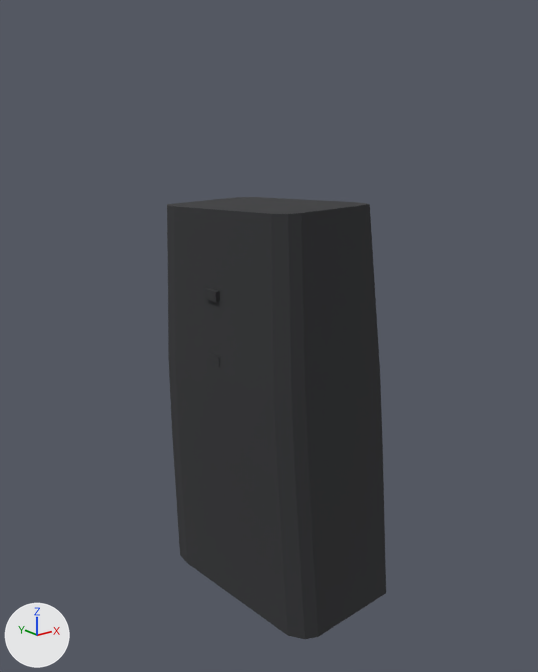
Before and after pictures for a commit that changed the glTF model assets/models/attachment_pistol_foregrip.glb.
One viewpoint serves both versions: a 50 mm lens placed at (-0.0998, -0.0286, -0.0172), pointed at (0.0007, 0.0969, -0.0674). Every picture has the same lights, and +X, +Y and +Z are marked at lower left. The first picture is the older version. Vertices at exactly the same position are counted once.

Names of what the first picture shows: 'attachment_pistol_foregrip__pistol_foregrip__pistol_foregrip__grip'.
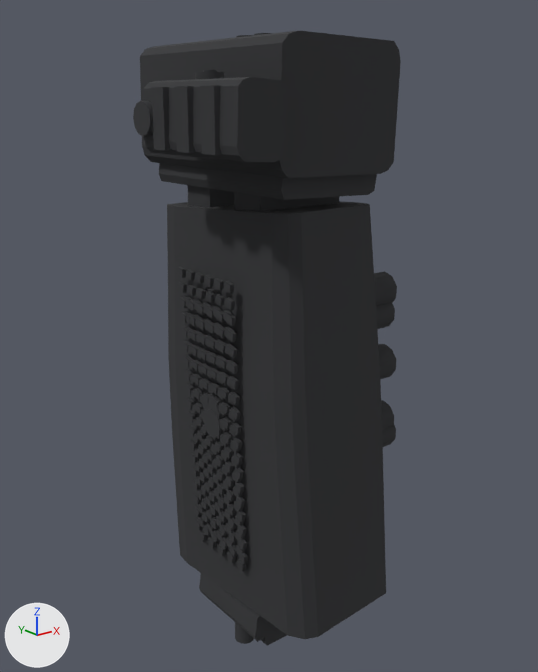
Where the change shows, as pixel boxes [x1, y1, x2, y2] in the pictures (538 x 672 px):
'attachment_pistol_foregrip__pistol_foregrip__pistol_foregrip__grip', reshaped (22% wider, 39% taller)
    before: [167, 197, 386, 639]
    after: [133, 30, 401, 646]
part 1 of me_geometry_298_ds_wpolymer, added
    after: [133, 30, 401, 646]

The change, as a list of edits to the scene's bpy script:
```text
Change me_geometry_298_ds_wpolymer:
    used by ob_attachment_pistol_foregrip__pistol_foregrip__pistol_foregrip__grip; location = (0.0, 0.0, 0.0)
    remove me_geometry_298_ds_wpolymer.from_pydata(...)  # 112 vertices, 200 faces; spans x -0.0152..0.0152, y 0.0673..0.121, z -0.1276..-0.0366
    add me_geometry_298_ds_wpolymer.from_pydata(...)  # 6066 vertices, 9516 faces; spans x -0.0277..0.0287, y 0.0673..0.1225, z -0.1414..-0.0042
    me_geometry_298_ds_wpolymer part 1: 5954 vertices added at x -0.0277..0.0287, y 0.0715..0.1225, z -0.1414..-0.0042
```
